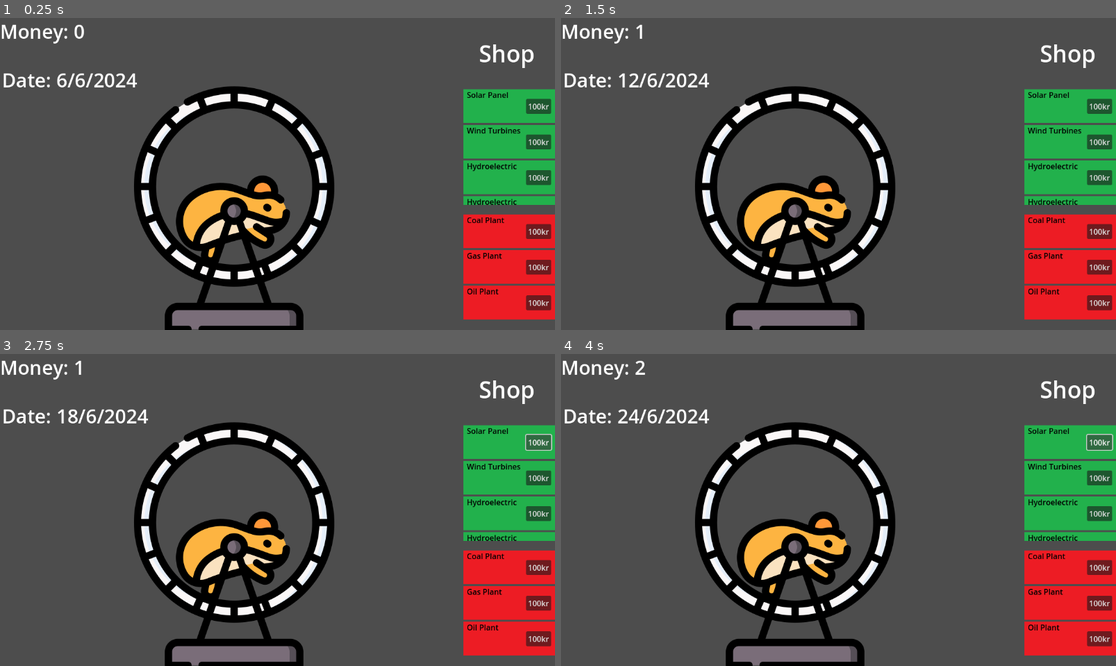
Above: before the commit, frames 1-4 (two rows, left to right).
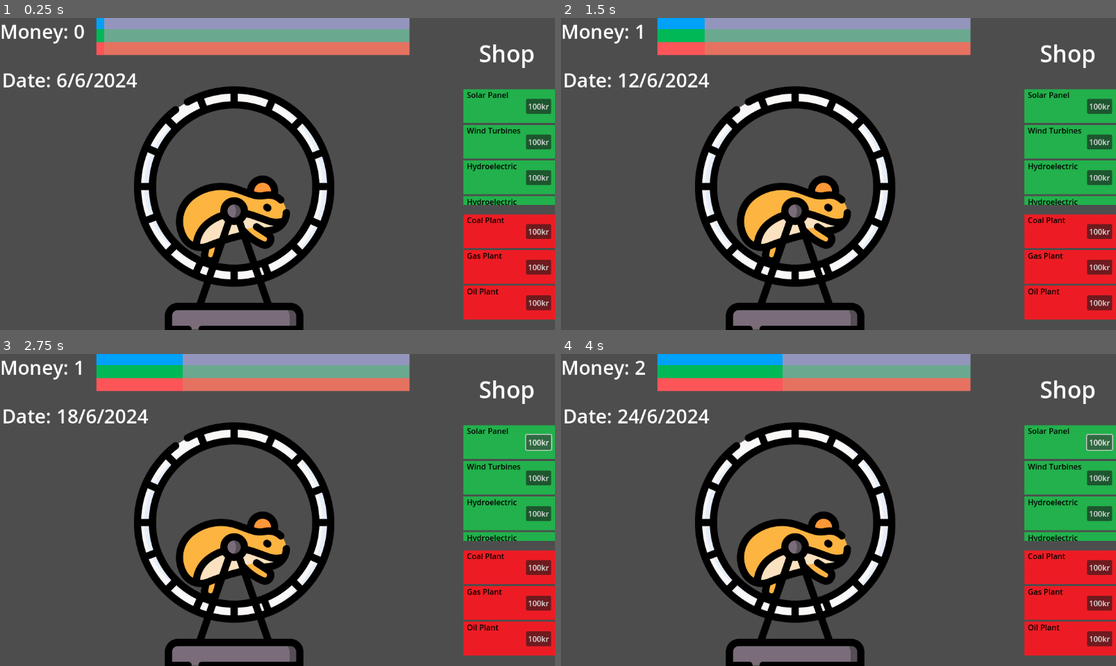
Above: after the commit, the same moments.

Repository: accuracytf/PowerClicker
Game: Godot game, scene res://scenes/main.tscn
Same seed, same stepped clock (60 frames per second), same inputs: the game is played once before the commit and once after it.
Inputs (mouse positions are in pixels of both pictures, inside the frame that each line leads up to):
- Up to frame 1 (0.25 s): no input
- Up to frame 2 (1.5 s): click "100kr" at 0.5 s; click (816, 208) at 1.25 s
- Up to frame 3 (2.75 s): click "100kr" at 2 s
- Up to frame 4 (4 s): click (816, 544) at 2.75 s; click "100kr" at 3.5 s

The runs differ from the first frame. In frame 1, 6.8% of the frame differs, in the area x 17-74%, y 0-13%; in frame 2, 6.8%; in frame 3, 6.8%; in frame 4, 6.8%.

Commit message:
progressbars

Diff:
--- a/powerclicker/scenes/clicker.tscn
+++ b/powerclicker/scenes/clicker.tscn
@@ -1,10 +1,3 @@
-[gd_scene load_steps=2 format=3 uid="uid://jj5m3peh4a07"]
+[gd_scene format=3 uid="uid://bu0un8mp6fp1i"]
 
-[ext_resource type="Texture2D" uid="uid://cxq3xyamxarl6" path="res://sprites/7078923.png" id="1_k2fnr"]
-
-[node name="Clicker" type="Node2D"]
-
-[node name="7078923" type="Sprite2D" parent="."]
-position = Vector2(523, 451)
-scale = Vector2(0.664063, 0.714844)
-texture = ExtResource("1_k2fnr")
+[node name="Node2D" type="Node2D"]
--- a/powerclicker/scenes/main.tscn
+++ b/powerclicker/scenes/main.tscn
@@ -1,15 +1,34 @@
-[gd_scene load_steps=7 format=3 uid="uid://b1m33vb1mh7wr"]
+[gd_scene load_steps=14 format=3 uid="uid://b1m33vb1mh7wr"]
 
 [ext_resource type="PackedScene" uid="uid://de2me0flre225" path="res://scenes/shop.tscn" id="1_54ehq"]
-[ext_resource type="Script" path="res://scenes/clicker_container.gd" id="2_cyt1b"]
-[ext_resource type="Script" path="res://scenes/date.gd" id="2_tnerf"]
+[ext_resource type="Script" path="res://scripts/clicker_container.gd" id="2_cyt1b"]
+[ext_resource type="Script" path="res://scripts/date.gd" id="2_tnerf"]
 [ext_resource type="Texture2D" uid="uid://cxq3xyamxarl6" path="res://sprites/7078923.png" id="3_28rb2"]
+[ext_resource type="Script" path="res://scenes/top_container.gd" id="5_1fcrf"]
 
 [sub_resource type="LabelSettings" id="LabelSettings_ry5bk"]
 font_size = 40
 
 [sub_resource type="LabelSettings" id="LabelSettings_o4yec"]
 font_size = 40
+
+[sub_resource type="StyleBoxFlat" id="StyleBoxFlat_wbe42"]
+bg_color = Color(0.581996, 0.583216, 0.741006, 1)
+
+[sub_resource type="StyleBoxFlat" id="StyleBoxFlat_xereu"]
+bg_color = Color(0, 0.631376, 0.973327, 1)
+
+[sub_resource type="StyleBoxFlat" id="StyleBoxFlat_smbmw"]
+bg_color = Color(0.421764, 0.658606, 0.563335, 1)
+
+[sub_resource type="StyleBoxFlat" id="StyleBoxFlat_72rxi"]
+bg_color = Color(0, 0.719873, 0.336086, 1)
+
+[sub_resource type="StyleBoxFlat" id="StyleBoxFlat_ueq58"]
+bg_color = Color(0.89867, 0.447305, 0.382597, 1)
+
+[sub_resource type="StyleBoxFlat" id="StyleBoxFlat_g0jqo"]
+bg_color = Color(1, 0.333582, 0.350426, 1)
 
 [node name="Control" type="Control"]
 layout_mode = 3
@@ -93,5 +112,30 @@
 offset_right = 376.0
 offset_bottom = 150.0
 grow_horizontal = 2
+script = ExtResource("5_1fcrf")
+
+[node name="ProgressBar" type="ProgressBar" parent="Top_container"]
+layout_mode = 0
+offset_right = 650.0
+offset_bottom = 27.0
+theme_override_styles/background = SubResource("StyleBoxFlat_wbe42")
+theme_override_styles/fill = SubResource("StyleBoxFlat_xereu")
+show_percentage = false
+
+[node name="ProgressBar2" type="ProgressBar" parent="Top_container"]
+offset_top = 23.0
+offset_right = 650.0
+offset_bottom = 50.0
+theme_override_styles/background = SubResource("StyleBoxFlat_smbmw")
+theme_override_styles/fill = SubResource("StyleBoxFlat_72rxi")
+show_percentage = false
+
+[node name="ProgressBar3" type="ProgressBar" parent="Top_container"]
+offset_top = 50.0
+offset_right = 650.0
+offset_bottom = 77.0
+theme_override_styles/background = SubResource("StyleBoxFlat_ueq58")
+theme_override_styles/fill = SubResource("StyleBoxFlat_g0jqo")
+show_percentage = false
 
 [connection signal="pressed" from="Clicker_Container/TextureButton" to="Clicker_Container" method="_on_click"]
--- a/powerclicker/scenes/main_clicker.tscn
+++ /dev/null
@@ -1,16 +0,0 @@
-[gd_scene load_steps=2 format=3 uid="uid://d0lfth2xtlfpt"]
-
-[ext_resource type="Texture2D" uid="uid://cxq3xyamxarl6" path="res://sprites/7078923.png" id="1_ejynu"]
-
-[node name="MainClicker" type="Control"]
-layout_mode = 3
-anchors_preset = 15
-anchor_right = 1.0
-anchor_bottom = 1.0
-grow_horizontal = 2
-grow_vertical = 2
-
-[node name="7078923" type="Sprite2D" parent="."]
-position = Vector2(365, 262)
-scale = Vector2(0.827148, 0.767578)
-texture = ExtResource("1_ejynu")
--- a/powerclicker/scenes/shop.tscn
+++ b/powerclicker/scenes/shop.tscn
@@ -1,6 +1,6 @@
 [gd_scene load_steps=18 format=3 uid="uid://de2me0flre225"]
 
-[ext_resource type="Script" path="res://scenes/shop.gd" id="1_fi3cu"]
+[ext_resource type="Script" path="res://scripts/shop.gd" id="1_fi3cu"]
 [ext_resource type="Texture2D" uid="uid://cufhs75mk7ir8" path="res://sprites/green.png" id="1_p5c14"]
 [ext_resource type="Texture2D" uid="uid://c15e6oya5mwqc" path="res://sprites/red.png" id="2_wxvjw"]
 
--- /dev/null
+++ b/powerclicker/scenes/top_container.gd
@@ -0,0 +1,36 @@
+extends Control
+
+# Reference to the ProgressBar using @onready
+@onready var progress_bar = $ProgressBar
+@onready var progress_bar1 = $ProgressBar2
+@onready var progress_bar2 = $ProgressBar3
+
+var timer: float = 0.0
+var duration: float = 10.0  # Duration for the progress to complete (in seconds)
+
+func _ready() -> void:
+	# Initialize the ProgressBar
+	progress_bar.min_value = 0
+	progress_bar.max_value = 100
+	progress_bar.value = 0
+	progress_bar1.min_value = 0
+	progress_bar1.max_value = 100
+	progress_bar1.value = 0
+	progress_bar2.min_value = 0
+	progress_bar2.max_value = 100
+	progress_bar2.value = 0
+
+func _process(delta: float) -> void:
+	# Update the timer
+	timer += delta
+
+	# Calculate the current progress percentage
+	if timer <= duration:
+		var progress_percentage = (timer / duration) * 100
+		progress_bar.value = progress_percentage  # Update the ProgressBar value
+		progress_bar1.value = progress_percentage
+		progress_bar2.value = progress_percentage
+	else:
+		progress_bar.value = 100  # Set to maximum when done
+		progress_bar1.value = 100
+		progress_bar2.value = 100
Renamed: powerclicker/scenes/clicker_container.gd -> powerclicker/scripts/clicker_container.gd
Renamed: powerclicker/scenes/date.gd -> powerclicker/scripts/date.gd
Renamed: powerclicker/scenes/shop.gd -> powerclicker/scripts/shop.gd
